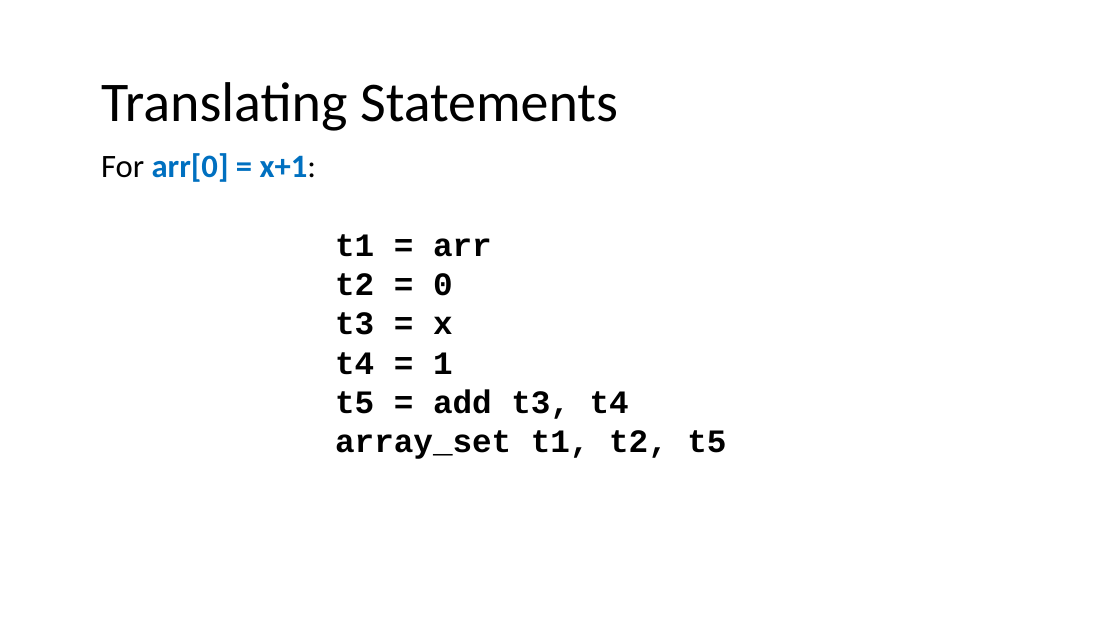
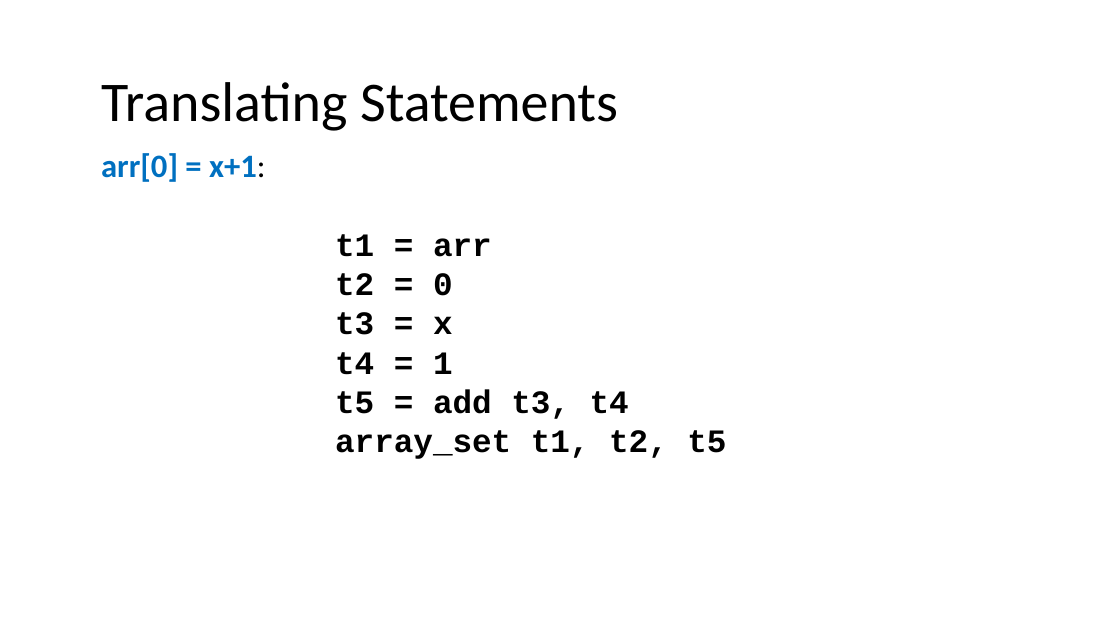
Before and after one commit to nivshani/compilation, a slide deck: slide 49 of slides/IR.pptx. Drawn at 1120x630 pixels with LibreOffice and Linux fonts; fonts in the diff are those of the drawing. Boxes give left, top, right and bottom in pixels: in the first picture for what was removed or moved away, otherwise in the second. Text is boxed around its words. In the diff, an @@ line names an element or a change of style, - is before the commit and + after.

```diff
--- a/slides/IR.pptx
+++ b/slides/IR.pptx
@@ text at [101,153,266,182]: text changed @@
-For arr[0] = x+1:
+arr[0] = x+1:
```
Also in this commit, not shown: 21 other slides changed, 1 other file.
